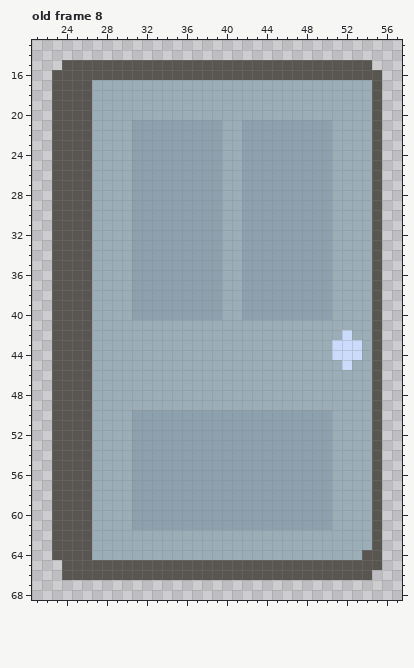
A pixel-art file gets an edit: Assets/Sprites/Base_Decor.aseprite. The first picture shows the starting point.
80x80 pixels, 10 frames. Colours within 5 levels of each other are drawn and written as one. Shown: old frame 8: x 21..57, y 13..68. The commit also changed other frames, which this record leaves out.
And afterwards:
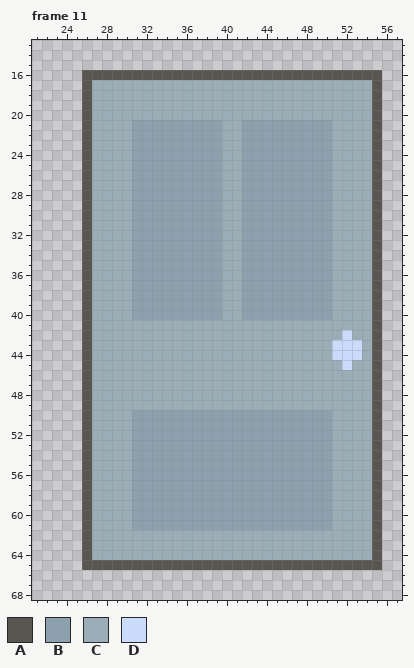
Palette (. is transparent): A #595652  B #8ca1ad  C #9badb7  D #cbdbfc
A new or re-ordered frame is compared with the old frame closest to it.
From old to new:
frames 10 -> 11
Frame 11 is new; against old frame 8:
y 15: x 24..54 AAAAAAAAAAAAAAAAAAAAAAAAAAAAAAA -> ...............................
y 16..63: x 23..25 AAA -> ...
y 64: x 23..25 AAA -> ...; x 54 A -> C
y 65: x 24..25 AA -> ..
y 66: x 24..54 AAAAAAAAAAAAAAAAAAAAAAAAAAAAAAA -> ...............................
Where, in picture pixels (left, top, right, bottom), the same in both pictures:
changed: (52, 60, 372, 580)
